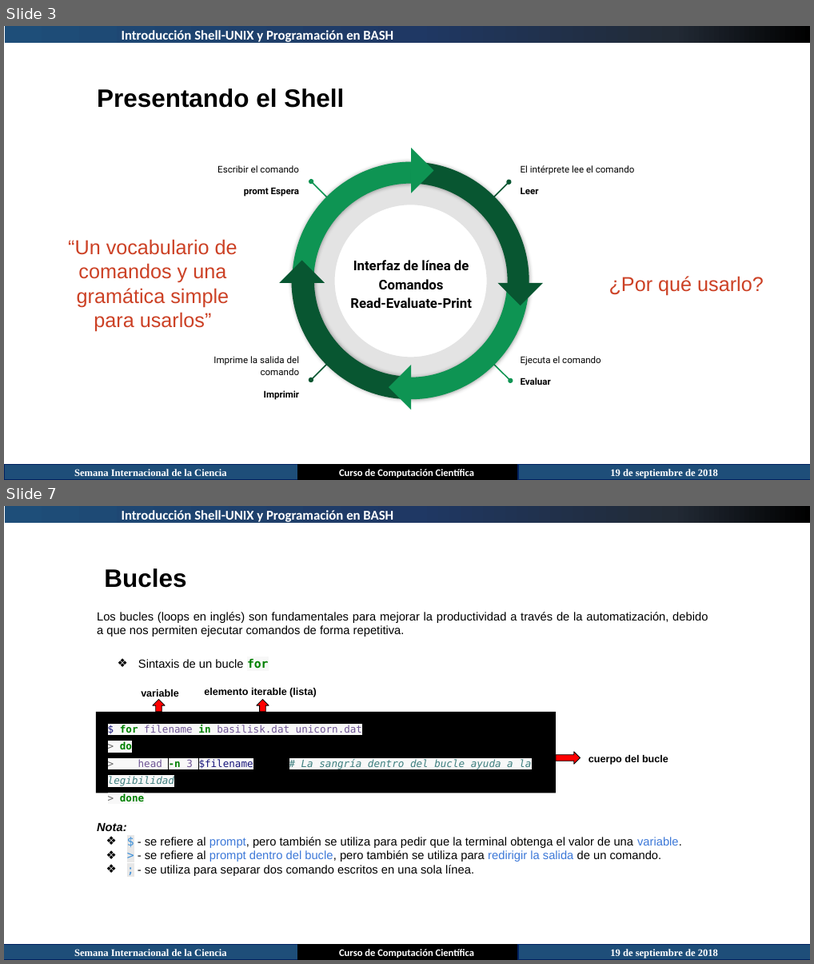
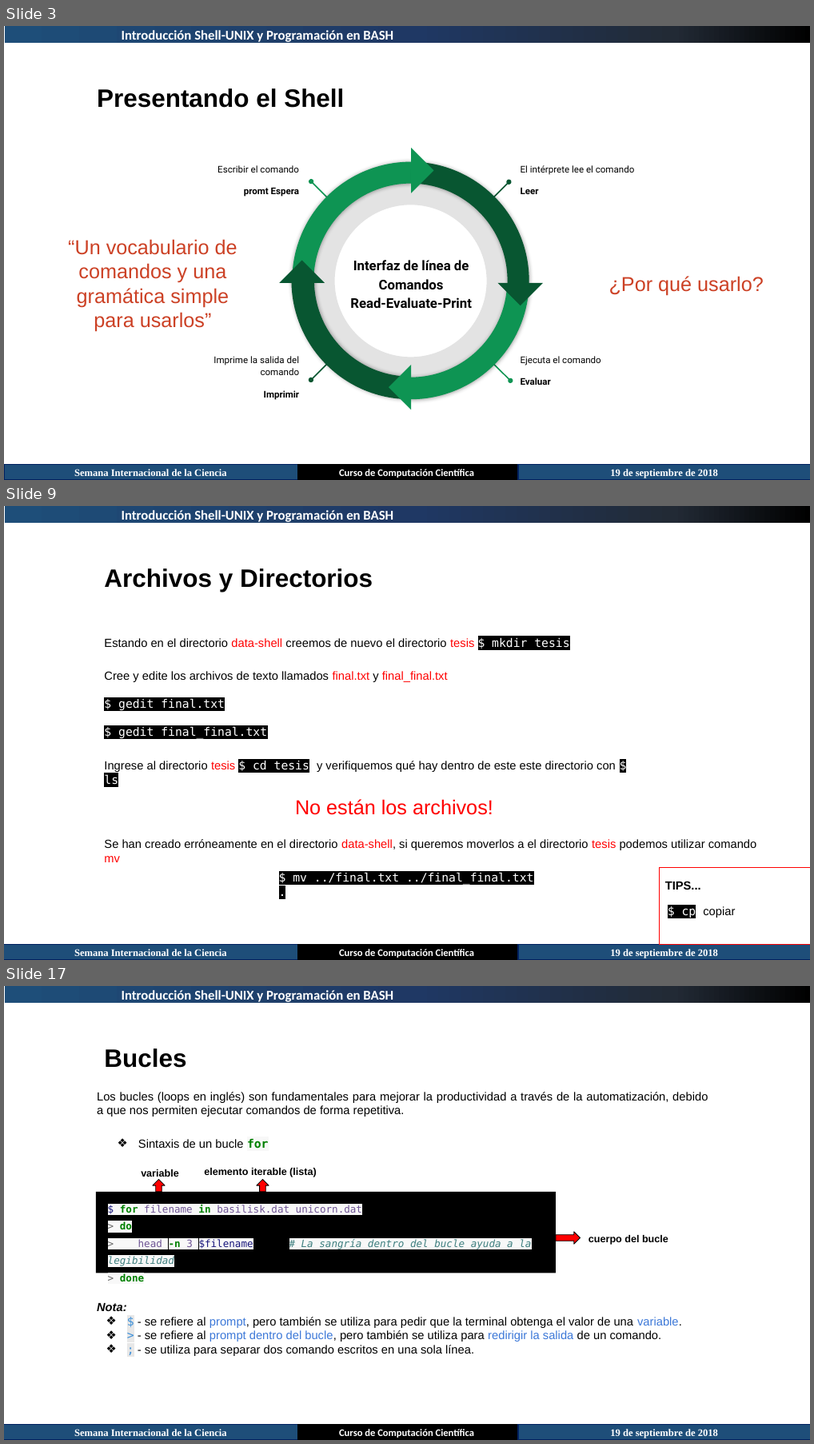
Before and after one commit to juan-pineda/Curso_computacion_cientifica, a slide deck: 03-Shell-Unix/Introducción Shell-UNIX.pptx. Shown one above the other, each under a label of ours: slides 3 and 7 before the commit, slides 3, 9 and 17 after it; the slides between them are not shown. The pictures are 814x964 and 814x1444 pixels, drawn with LibreOffice and Linux fonts; fonts in the diff are those of the drawing. Boxes give left, top, right and bottom in pixels: in the first picture for what was removed or moved away, otherwise in the second. Text is boxed around its words. In the diff, an @@ line names an element or a change of style, - is before the commit and + after.

Commit message:
actualizacion curso shell

```diff
--- a/03-Shell-Unix/Introducción Shell-UNIX.pptx
+++ b/03-Shell-Unix/Introducción Shell-UNIX.pptx
@@ slide 9 added at [4, 506, 810, 960], background #FFFFFF @@
@@ rectangle added at [5, 506, 810, 523], fill gradient #1E4E79 to #1F3864 to #222A35 to #000000 @@
@@ text added at [122, 510, 394, 524], 16 pt, text #FFFFFF, bold @@
+Introducción Shell-UNIX y Programación en BASH
@@ text added at [104, 568, 373, 592], 30 pt, text #000000, bold @@
+Archivos y Directorios
@@ text added at [104, 637, 570, 648], 14 pt, text #000000 @@
+Estando en el directorio data-shell creemos de nuevo el directorio tesis $ mkdir tesis
@@ text added at [104, 671, 448, 739], 14 pt, text #000000 @@
+Cree y edite los archivos de texto llamados final.txt y final_final.txt
+$ gedit final.txt
+$ gedit final_final.txt
@@ text added at [104, 760, 616, 784], 14 pt, text #000000 @@
+Ingrese al directorio tesis $ cd tesis y verifiquemos qué hay dentro de este este directorio con $ ls
@@ text added at [295, 799, 494, 815], 24 pt, text #FF0000 @@
+No están los archivos!
@@ text added at [104, 839, 758, 862], 14 pt, text #000000 @@
+Se han creado erróneamente en el directorio data-shell, si queremos moverlos a el directorio tesis podemos utilizar comando mv
@@ text added at [293, 872, 534, 884], 14 pt, text #FFFFFF @@
+$ mv ../final.txt ../final_final.txt .
@@ rectangle added at [660, 867, 810, 944], fill #FFFFFF, outline #FF0000 0.75 pt @@
@@ text added at [666, 880, 702, 889], 14 pt, text #000000, bold @@
+TIPS...
@@ rectangle added at [662, 897, 791, 924], outline #FFFFFF 0.75 pt, 14 pt, text #000000 @@
+$ cp copiar
@@ rectangle added at [4, 944, 298, 960], fill #1E4E79, outline #002060 1 pt, 12 pt, text #FFFFFF, bold @@
+Semana Internacional de la Ciencia
@@ rectangle added at [298, 944, 519, 960], fill #000000, outline #000000 1 pt, 12 pt, text #FFFFFF, bold @@
+Curso de Computación Científica
@@ rectangle added at [519, 944, 810, 960], fill #1E4E79, outline #002060 1 pt, 12 pt, text #FFFFFF, bold @@
+19 de septiembre de 2018
@@ what was slide 7 is now slide 17 @@
```
Also in this commit, not shown: 4 slides changed, 9 other slides added.
